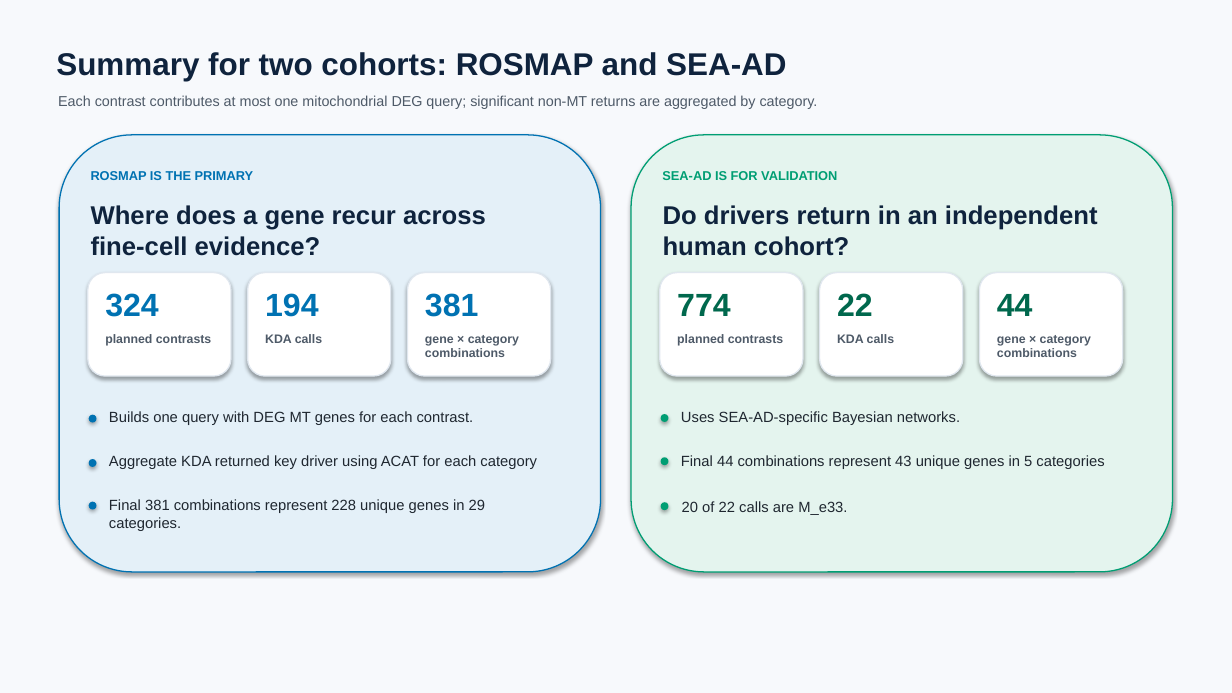
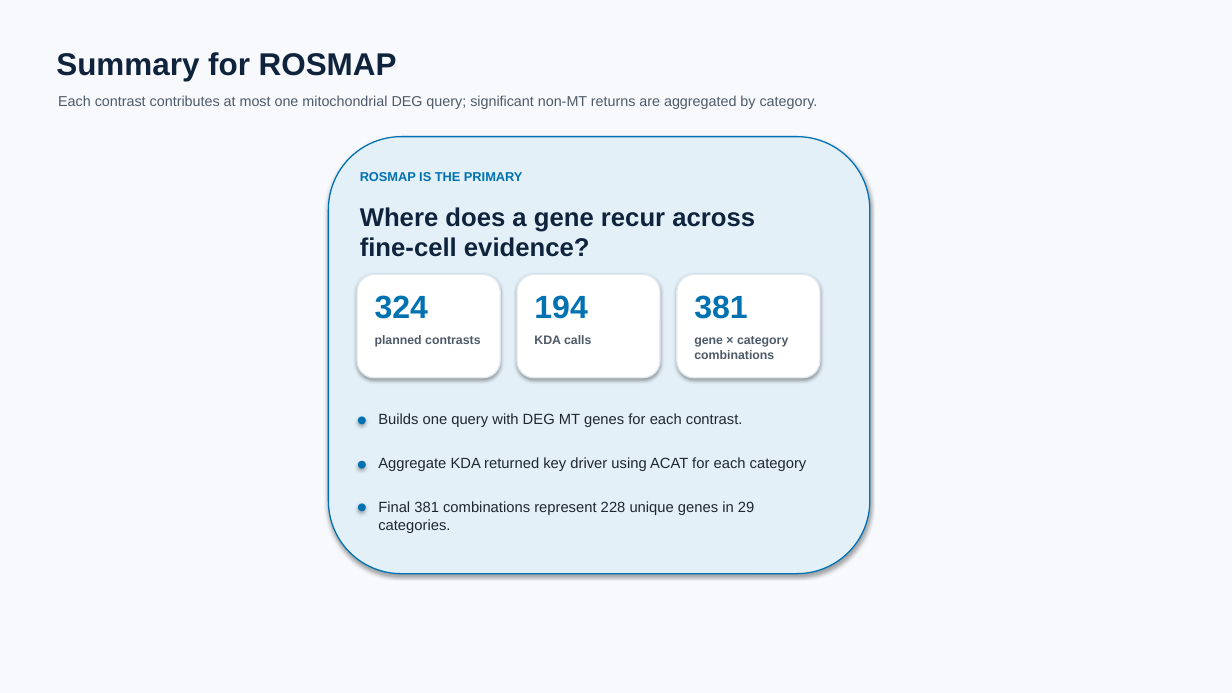
Before and after one commit to ericzhuang2010/alzheimer, a slide deck: slide 16 of docs/presentations/09162026/09162026_sex_apoe_kda_fine_broad.pptx (slide 5 before the commit). Drawn at 1232x693 pixels with LibreOffice and Linux fonts; fonts in the diff are those of the drawing. Boxes give left, top, right and bottom in pixels: in the first picture for what was removed or moved away, otherwise in the second. Text is boxed around its words. In the diff, an @@ line names an element or a change of style, - is before the commit and + after.

```diff
--- a/docs/presentations/09162026/09162026_sex_apoe_kda_fine_broad.pptx
+++ b/docs/presentations/09162026/09162026_sex_apoe_kda_fine_broad.pptx
@@ text at bbox=[56, 52, 397, 81]: text changed @@
-Summary for two cohorts: ROSMAP and SEA-AD
+Summary for ROSMAP
@@ rounded rectangle removed at bbox=[631, 135, 1173, 572] @@
@@ text removed at bbox=[662, 171, 837, 180] @@
-SEA-AD IS FOR VALIDATION
@@ text removed at bbox=[663, 205, 1098, 256] @@
-Do drivers return in an independent human cohort?
@@ rounded rectangle removed at bbox=[660, 273, 803, 376] @@
@@ text removed at bbox=[677, 294, 730, 316] @@
-774
@@ rounded rectangle removed at bbox=[820, 273, 963, 376] @@
@@ text removed at bbox=[837, 293, 873, 316] @@
-22
@@ rounded rectangle removed at bbox=[980, 273, 1123, 376] @@
@@ text removed at bbox=[997, 294, 1033, 316] @@
-44
@@ text removed at bbox=[677, 334, 783, 346] @@
-planned contrasts
@@ text removed at bbox=[837, 334, 894, 343] @@
-KDA calls
@@ text removed at bbox=[997, 335, 1091, 357] @@
-gene × category combinations
@@ ellipse removed at bbox=[661, 414, 669, 422] @@
@@ text removed at bbox=[681, 411, 960, 425] @@
-Uses SEA-AD-specific Bayesian networks.
@@ ellipse removed at bbox=[661, 457, 669, 466] @@
@@ text removed at bbox=[681, 455, 1104, 469] @@
-Final 44 combinations represent 43 unique genes in 5 categories
@@ 11 texts, 4 rounded rectangles, 3 ellipses: place and size @@
-11 texts, 4 rounded rectangles, 3 ellipses at bbox=[59, 135, 601, 572]
+11 texts, 4 rounded rectangles, 3 ellipses at bbox=[328, 137, 870, 574]
@@ ellipse removed at bbox=[661, 503, 669, 511] @@
@@ text removed at bbox=[682, 501, 847, 515] @@
-20 of 22 calls are M_e33.
```
Also in this commit, not shown: 10 other slides changed, 117 slides added, 30 other files.
